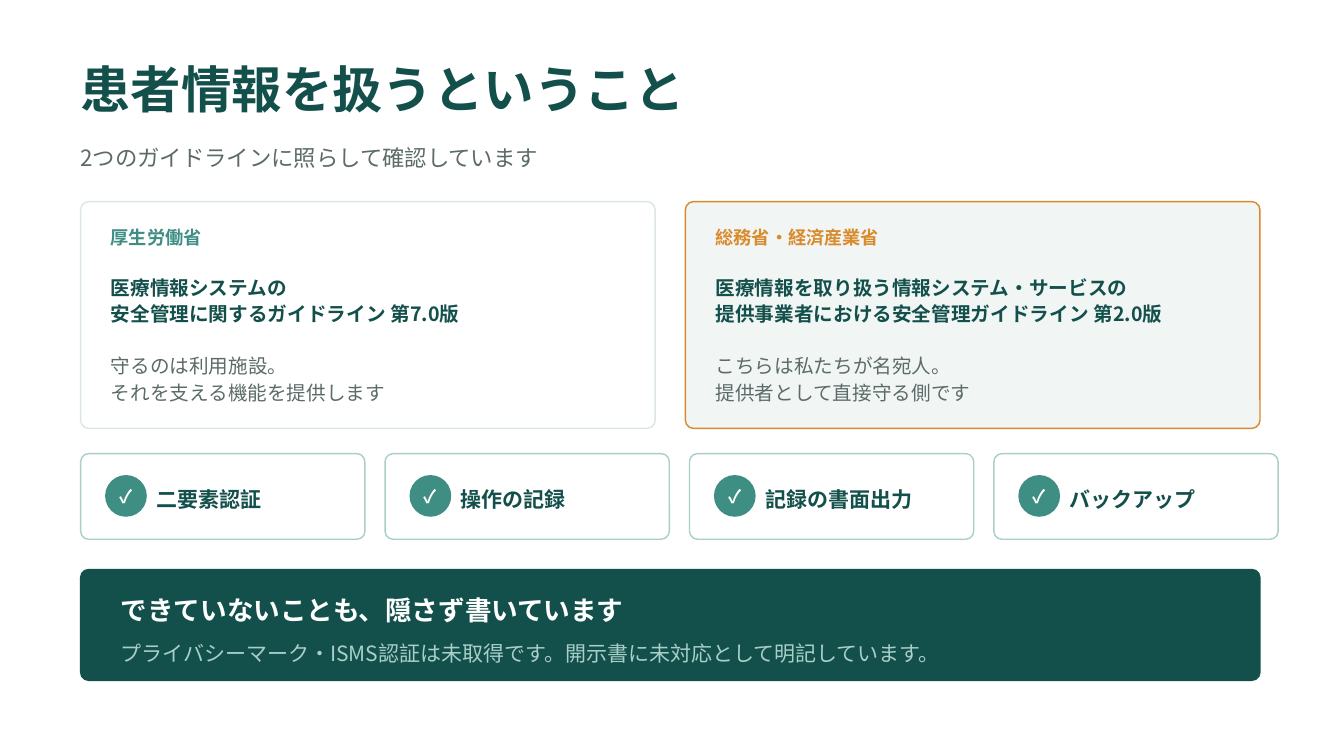
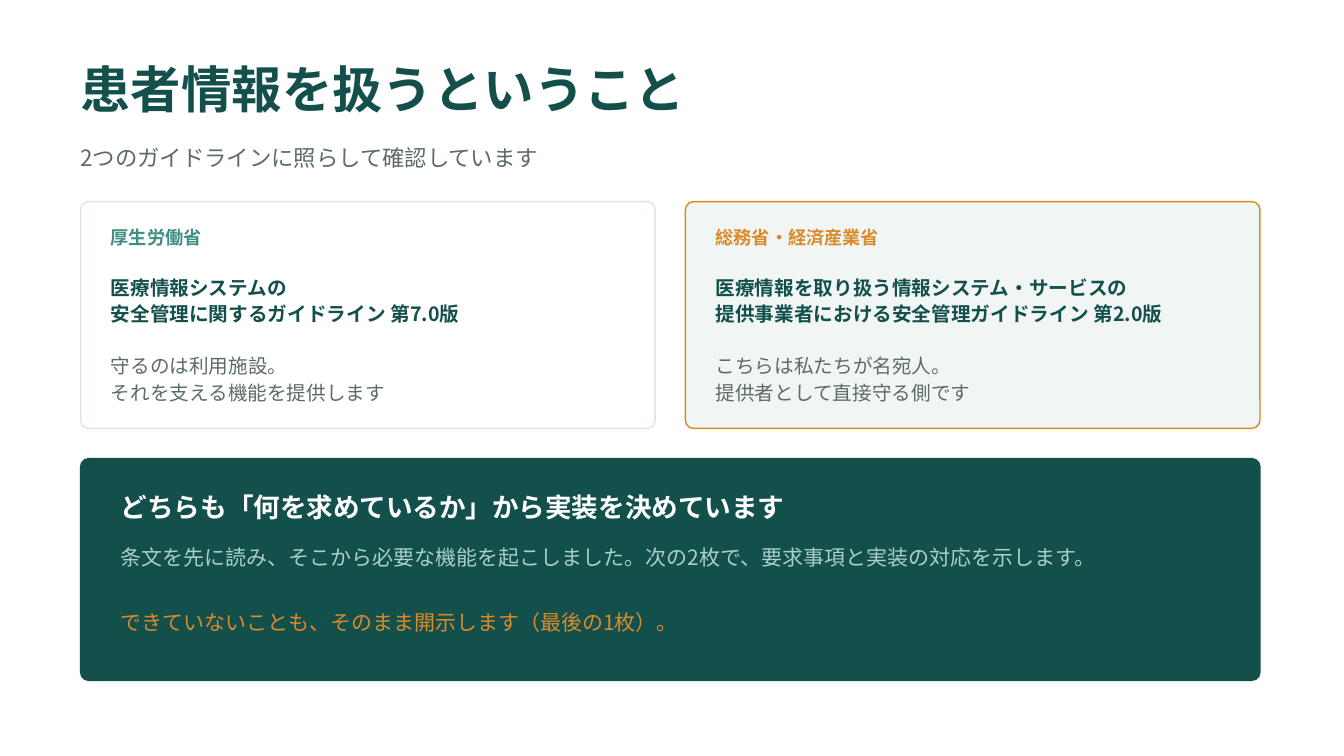
Before and after one commit to taisako082600-spec/pharmacare, a slide deck: slide 9 of PharmaCare_紹介資料.pptx. Drawn at 1344x756 pixels with LibreOffice and Linux fonts; fonts in the diff are those of the drawing. Boxes give left, top, right and bottom in pixels: in the first picture for what was removed or moved away, otherwise in the second. Text is boxed around its words. In the diff, an @@ line names an element or a change of style, - is before the commit and + after.

```diff
--- a/PharmaCare_紹介資料.pptx
+++ b/PharmaCare_紹介資料.pptx
@@ rounded rectangle: place and size @@
-rounded rectangle at box(81, 570, 1260, 681)
+rounded rectangle at box(81, 459, 1260, 681)
@@ rounded rectangle at box(81, 459, 1260, 681): proportions changed @@
@@ rounded rectangle removed at box(81, 454, 365, 539) @@
@@ ellipse removed at box(106, 476, 146, 516) @@
@@ text removed at box(106, 476, 146, 516) @@
-✓
@@ rounded rectangle removed at box(385, 454, 669, 539) @@
@@ ellipse removed at box(410, 476, 451, 516) @@
@@ text removed at box(410, 476, 451, 516) @@
-✓
@@ rounded rectangle removed at box(690, 454, 974, 539) @@
@@ ellipse removed at box(715, 476, 755, 516) @@
@@ text removed at box(715, 476, 755, 516) @@
-✓
@@ rounded rectangle removed at box(994, 454, 1278, 539) @@
@@ ellipse removed at box(1019, 476, 1060, 516) @@
@@ text removed at box(1019, 476, 1060, 516) @@
-✓
@@ text added at box(121, 494, 784, 520), 19 pt, text #FFFFFF, bold @@
+どちらも「何を求めているか」から実装を決めています
@@ text removed at box(156, 489, 261, 509) @@
-二要素認証
@@ text removed at box(461, 489, 566, 509) @@
-操作の記録
@@ text removed at box(765, 489, 912, 509) @@
-記録の書面出力
@@ text removed at box(1069, 489, 1195, 509) @@
-バックアップ
@@ text added at box(121, 547, 1096, 567), 15 pt, text #A8CFC9 @@
+条文を先に読み、そこから必要な機能を起こしました。次の2枚で、要求事項と実装の対応を示します。
@@ text at box(121, 612, 678, 632): text changed; size 19 to 15 pt; text colour #FFFFFF to #D98A2B; bold off @@
-できていないことも、隠さず書いています
+できていないことも、そのまま開示します（最後の1枚）。
@@ text removed at box(121, 643, 940, 663) @@
-プライバシーマーク・ISMS認証は未取得です。開示書に未対応として明記しています。
```
Also in this commit, not shown: 1 other slide changed, 3 slides added, 1 other file.
